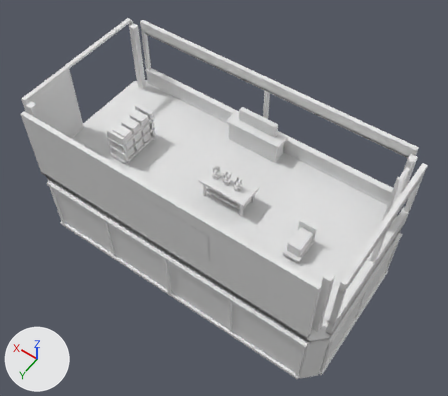
Two versions of the OBJ model cloudbreak-array-r2/assets/tower-m-1.obj, one commit apart.
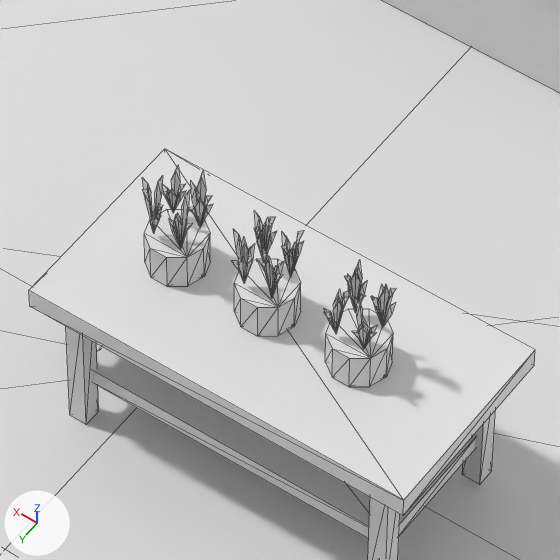
Each version appears first whole from a 50 mm camera at (-8.56, 11.47, 17.77) aimed at (-0.44, 0.11, -0.09), and next in a close-up on the part from 44% to 59% of the width and 37% to 54% of the height. Every picture has the same lights, and +X, +Y and +Z are marked at lower left. The last two pictures show the newer version. The close-ups show mesh edges as thin lines. Where no turn or scale is listed for an object, it has been applied to the vertices.

Objects in the first close-up: 'tower-m-1'.
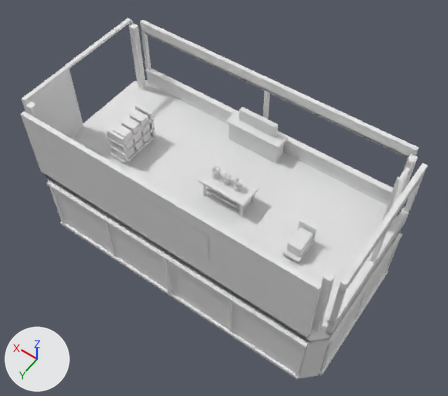
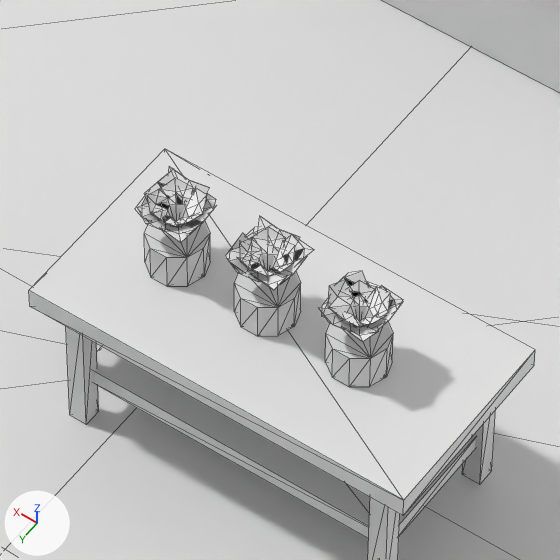
The change, as a diff of the scene's bpy script:
```diff
--- a/cloudbreak-array-r2/assets/tower-m-1.obj.py
+++ b/cloudbreak-array-r2/assets/tower-m-1.obj.py
@@ me_tower_m_1 @@
 # used by ob_tower_m_1; location = (0.0, 0.0, 0.0)
-me_tower_m_1.from_pydata(...)  # 1285 vertices, 1820 faces; spans x -6.42..6.42, y -3.3..3.3, z -2.97..3.33
+me_tower_m_1.from_pydata(...)  # 1240 vertices, 1820 faces; spans x -6.42..6.42, y -3.3..3.3, z -2.97..3.33
+# me_tower_m_1 part 1: a new loose piece of 85 vertices spanning x -0.69..-0.41, y -0.05..0.23, z 1.06..1.28
+# me_tower_m_1 part 2: a new loose piece of 85 vertices spanning x -1.16..-0.88, y -0.05..0.23, z 1.06..1.29
+# me_tower_m_1 part 3: 2 vertices moved from x 0.01, y 0.03..0.07, z 1.18..1.23 to x 0.03, y 0.05..0.13, z 1.23..1.26; 297 vertices removed from x -1.15..0.04, y -0.04..0.21, z 1.06..1.41; 82 vertices added at x -0.22..0.05, y -0.05..0.23, z 1.06..1.27
```

Boxes (x1, y1, x2, y2) around the edits, measured in the close-ups (560 x 560 px):
part 1 of me_tower_m_1, added
    after: (226, 216, 314, 290)
part 2 of me_tower_m_1, added
    after: (319, 271, 403, 341)
part 3 of me_tower_m_1, reshaped
    before: (142, 166, 396, 348)
    after: (135, 167, 216, 242)
